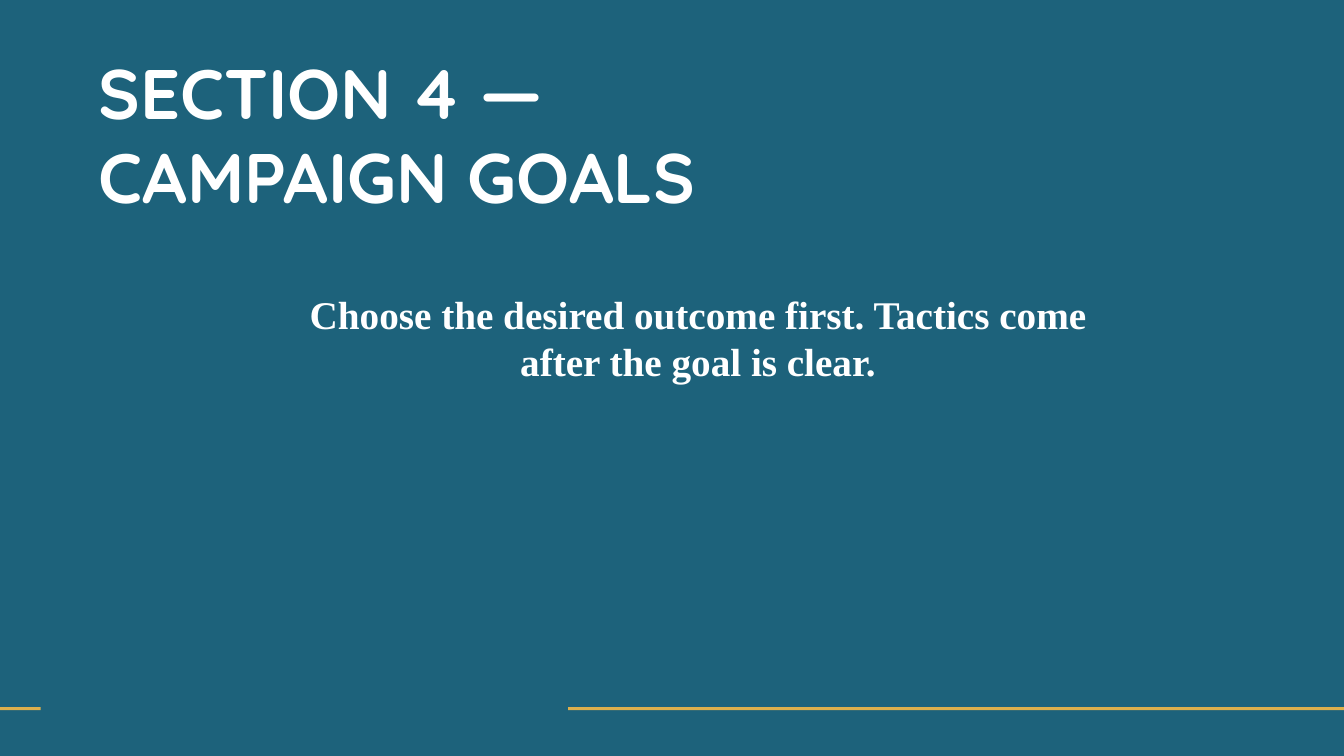
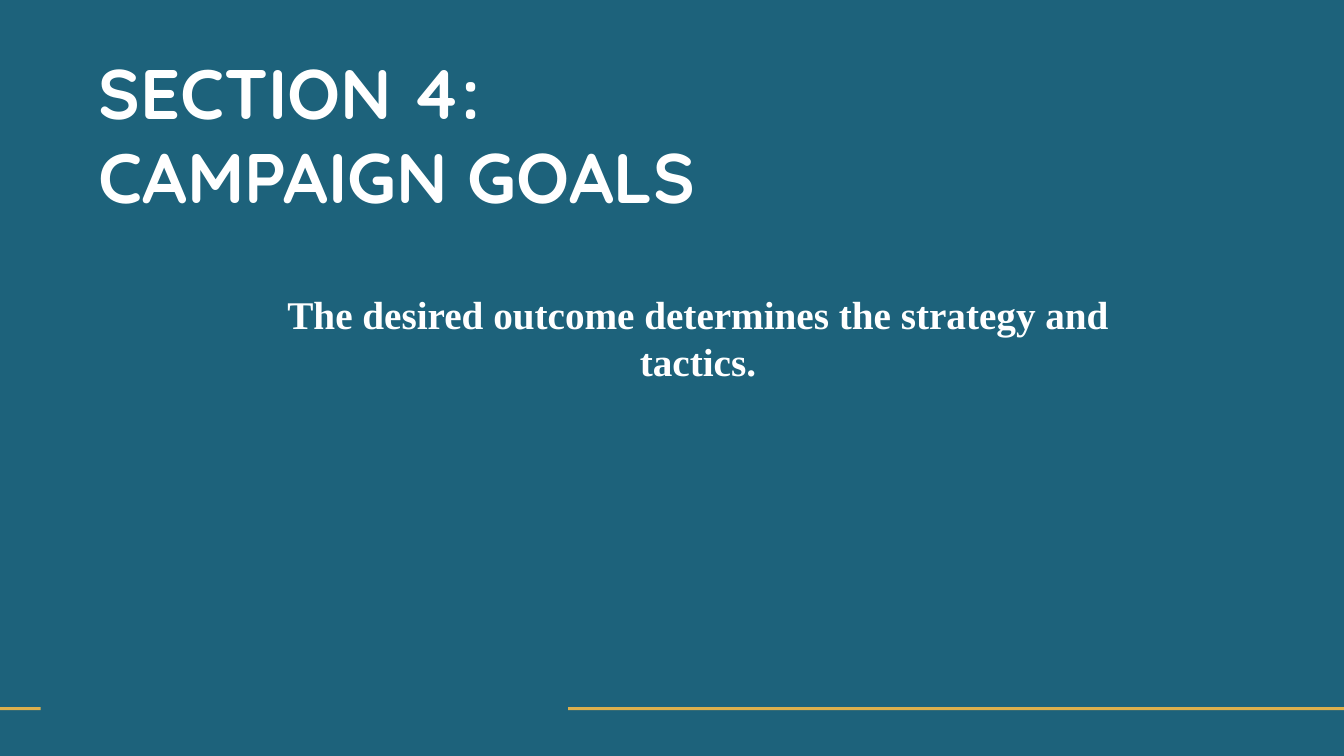
Before and after one commit to kindawilson/digitalmarketing, a slide deck: slide 16 of Week 2/The Foundation - Week 2.pptx. Drawn at 1344x756 pixels with LibreOffice and Linux fonts; fonts in the diff are those of the drawing; background and template pictures are left out. Boxes give left, top, right and bottom in pixels: in the first picture for what was removed or moved away, otherwise in the second. Text is boxed around its words. In the diff, an @@ line names an element or a change of style, - is before the commit and + after.

```diff
--- a/Week 2/The Foundation - Week 2.pptx
+++ b/Week 2/The Foundation - Week 2.pptx
@@ text at (98,69,695,204): text changed @@
-SECTION 4 — CAMPAIGN GOALS
+SECTION 4: CAMPAIGN GOALS
@@ text at (287,301,1108,377): text changed @@
-Choose the desired outcome first. Tactics come after the goal is clear.
+The desired outcome determines the strategy and tactics.
```
Also in this commit, not shown: 14 other slides changed, 2 slides added, 2 slides removed, 1 other file.
